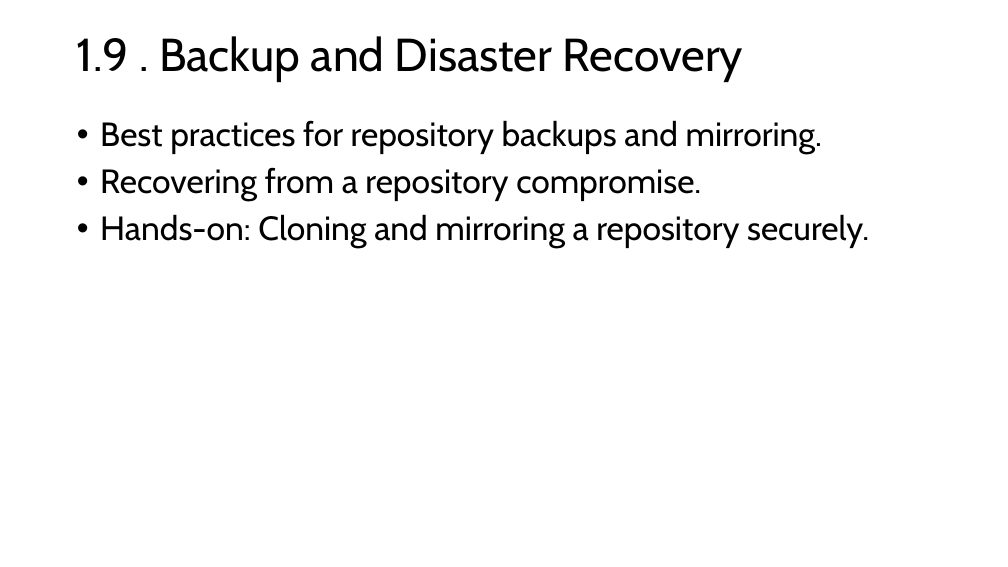
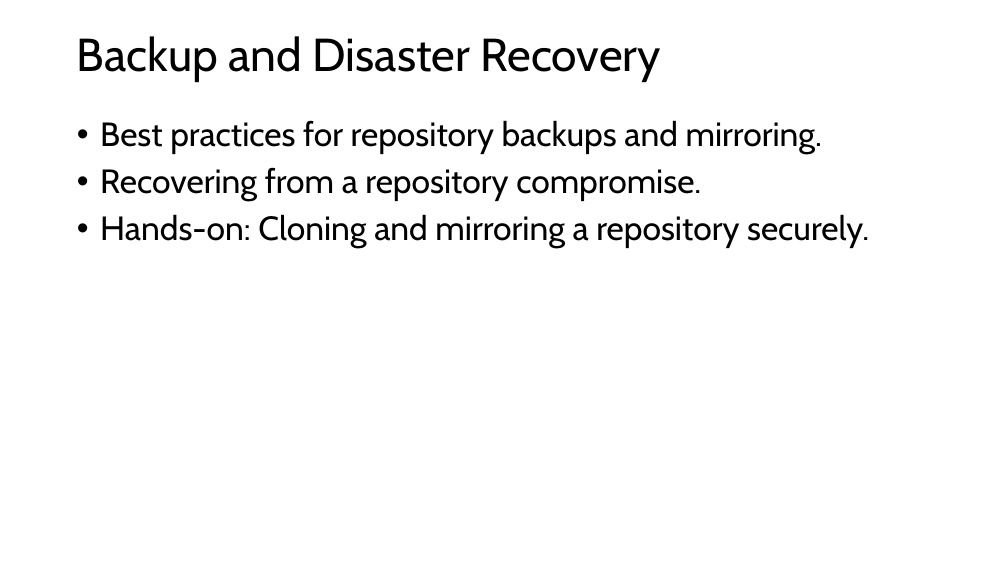
Before and after one commit to FSCJ-FacultyDev/SWC-Columbus-2025, a slide deck: slide 17 of Slides-Day1.pptx. Drawn at 1008x567 pixels with LibreOffice and Linux fonts; fonts in the diff are those of the drawing. Boxes give left, top, right and bottom in pixels: in the first picture for what was removed or moved away, otherwise in the second. Text is boxed around its words. In the diff, an @@ line names an element or a change of style, - is before the commit and + after.

```diff
--- a/Slides-Day1.pptx
+++ b/Slides-Day1.pptx
@@ title at (77,36,661,82): text changed @@
-1.9 . Backup and Disaster Recovery
+Backup and Disaster Recovery
```
Also in this commit, not shown: 12 other slides changed, 9 slides added.
